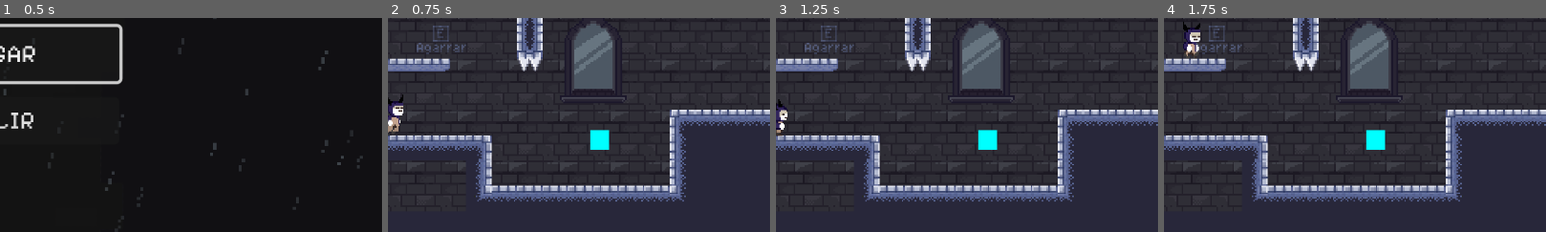
Above: before the commit, frames 1-4 (left to right).
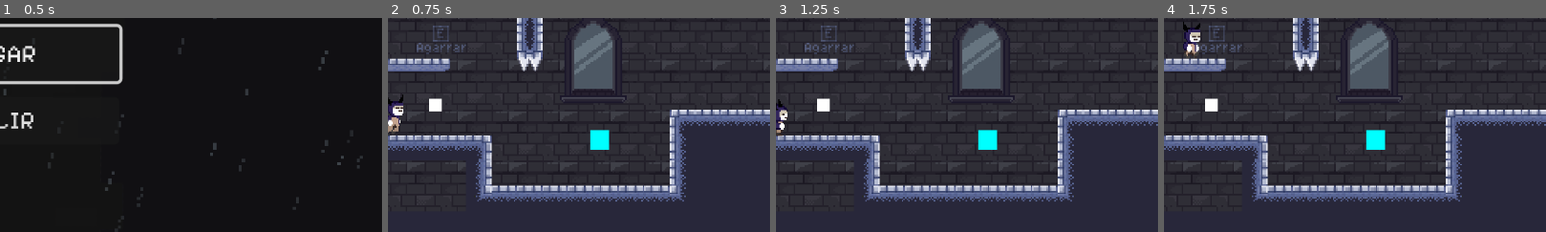
Above: after the commit, the same moments.

Repository: darwin712/RISE-UP
Game: Godot game, scene res://escenas/Menu/menu.tscn
The game is run twice, just before and just after one commit, with the same random seed, the same clock (stepped at 60 frames per second) and the same inputs.
Inputs:
- Up to frame 1 (0.5 s): no input
- Up to frame 2 (0.75 s): click "JUGAR" at 0.5 s
- Up to frame 3 (1.25 s): no input
- Up to frame 4 (1.75 s): tap Enter at 1.25 s; hold Right (Mover_derecha) from 1.28 s (still down); hold Down (agacharse) from 1.28 s (still down); tap Z (Saltar) at 1.52 s
The pictures show only the part of the screen within x 50-100%, y 50-100%; the shares and areas given below are measured in that part.

Frame 1 is identical in both runs. In frame 2, 0.2% of the frame differs, in the area x 10-15%, y 37-44%; in frame 3, 0.2%; in frame 4, 0.2%.

Commit message:
Listo

Diff:
--- a/assets/armas/Tier2p1911/tier_2.gd
+++ b/assets/armas/Tier2p1911/tier_2.gd
@@ -4,7 +4,7 @@
 
 
 @export var balasM: int = 8
-@export var tiempoEntreDis: float = 0.8
+@export var tiempoEntreDis: float = 0.5
 
 
 var balas: int = 8
--- a/escenas/Salas/Nivel0-Prototipo/test001.tscn
+++ b/escenas/Salas/Nivel0-Prototipo/test001.tscn
@@ -6,7 +6,7 @@
 [ext_resource type="PackedScene" uid="uid://cggrhrbc6qtwy" path="res://assets/armas/loDeMarioWorld/flotar.tscn" id="3_70clu"]
 [ext_resource type="PackedScene" uid="uid://c554r0lagv0l3" path="res://escenas/reusos/pared_invisible.tscn" id="3_pmxiv"]
 [ext_resource type="PackedScene" uid="uid://v06s16evl2ak" path="res://assets/armas/Tier3HKMP5/tier3.tscn" id="6_r4ibv"]
-[ext_resource type="PackedScene" uid="uid://xxhhx6wl2ppl" path="res://escenas/reusos/BalaJugador.tscn" id="6_veyjx"]
+[ext_resource type="PackedScene" uid="uid://c6sn14w1ffe6g" path="res://assets/armas/Tier2p1911/tier2.tscn" id="7_veyjx"]
 
 [sub_resource type="RectangleShape2D" id="RectangleShape2D_ivwpl"]
 size = Vector2(100.4375, 7)
@@ -88,13 +88,13 @@
 
 [node name="Tier3" parent="." unique_id=665103025 instance=ExtResource("6_r4ibv")]
 position = Vector2(120, 224)
-escena_bala = ExtResource("6_veyjx")
-balasM = 30
-tiempoEntreDis = 0.8
 
 [node name="flotar" parent="." unique_id=1753112761 instance=ExtResource("3_70clu")]
 position = Vector2(373, 213)
 
+[node name="Tier2" parent="." unique_id=1834318830 instance=ExtResource("7_veyjx")]
+position = Vector2(270, 198)
+
 [editable path="Conexiones/ConexionUP"]
 [editable path="Conexiones/ConexionLEFT"]
 [editable path="Conexiones/ConexionRIGHT"]
